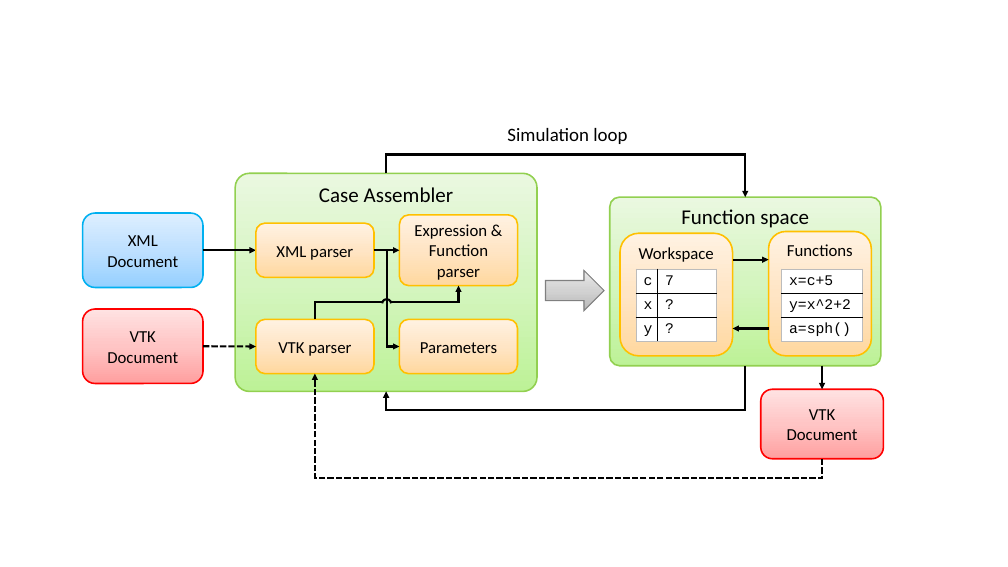
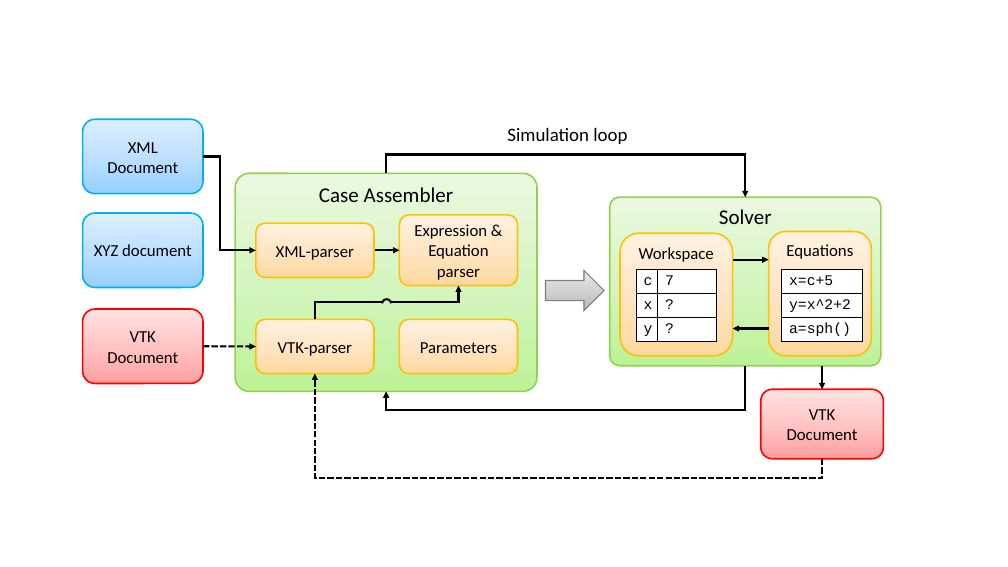
Before and after one commit to HTBalazs/nauticle_user_guide, a slide deck: slide 2 of abrak.pptx. Drawn at 1008x567 pixels with LibreOffice and Linux fonts; fonts in the diff are those of the drawing. Boxes give left, top, right and bottom in pixels: in the first picture for what was removed or moved away, otherwise in the second. Text is boxed around its words. In the diff, an @@ line names an element or a change of style, - is before the commit and + after.

```diff
--- a/abrak.pptx
+++ b/abrak.pptx
@@ rounded rectangle "XML Document": place and size @@
-rounded rectangle "XML Document" at (82,213,203,287)
+rounded rectangle "XML Document" at (82,119,203,194)
@@ elbow arrow moved from (374, 250) - (399, 346) to (203, 157) - (256, 250) @@
@@ text in rounded rectangle at (719,209,772,224): text changed @@
-Function space
+Solver
@@ rounded rectangle added at (82,213,203,287), fill gradient #96D0FF to #BFE1FF to #E0EFFF, outline #00B0F0 1.5 pt, 16 pt, text #000000 @@
+XYZ document
@@ text in rounded rectangle at (414,224,488,280): text changed @@
-Expression & Function parser
+Expression & Equation parser
@@ arrow removed from (203, 250) to (256, 250) @@
@@ text in rounded rectangle at (276,246,354,260): text changed @@
-XML parser
+XML-parser
@@ text in rounded rectangle at (786,244,853,259): text changed @@
-Functions
+Equations
@@ text in rounded rectangle at (278,342,352,356): text changed @@
-VTK parser
+VTK-parser
```
Also in this commit, not shown: 2 slides added, 1 other file.
